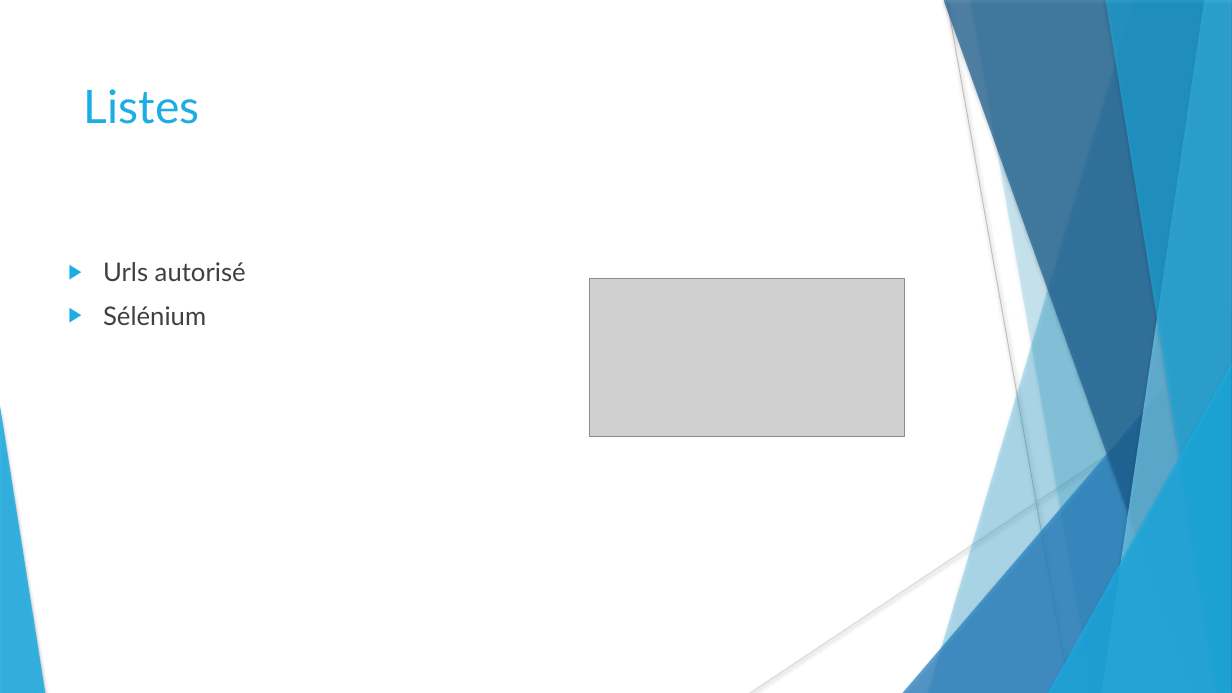
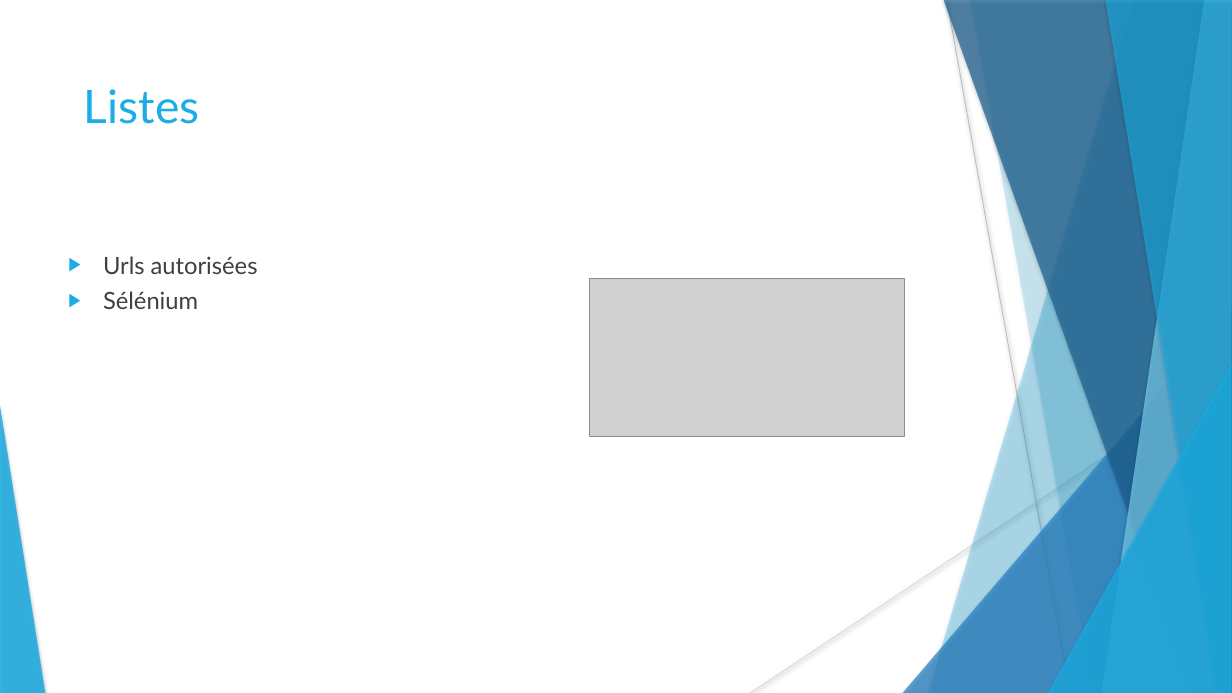
Before and after one commit to stany24/Imepro, a slide deck: slide 29 of Planification/Imepro.pptx. Drawn at 1232x693 pixels with LibreOffice and Linux fonts; fonts in the diff are those of the drawing; grey boxes stand for pictures. Boxes give left, top, right and bottom in pixels: in the first picture for what was removed or moved away, otherwise in the second. Text is boxed around its words. In the diff, an @@ line names an element or a change of style, - is before the commit and + after.

```diff
--- a/Planification/Imepro.pptx
+++ b/Planification/Imepro.pptx
@@ text at <box>103,256,258,274</box>: text changed; size 20 to 18.5 pt @@
-▶ Urls autorisé
+▶ Urls autorisées
@@ text at <box>103,291,198,309</box>: size 20 to 18.5 pt in "Sélénium"; line spacing 1 to 0.8 @@
```
Also in this commit, not shown: 5 other slides changed.
